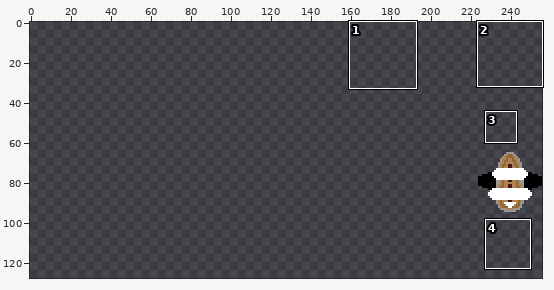
Sprite sheet: public/benchmark2/dist/sos_assets/spritesheets/player_metal.png. The picture above shows the old version from afar; the outline marks the close-up.
Close-up. Before the edit:
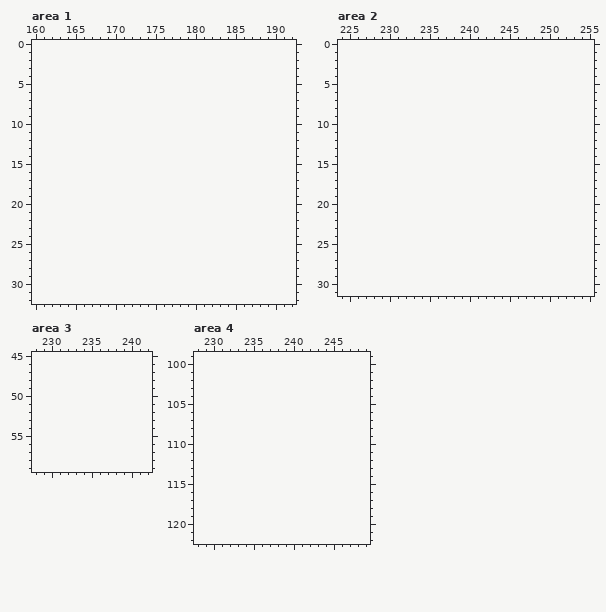
The file is 32x32 pixels. Colours within 5 levels of each other are drawn and written as one. Shown: area 1: x 160..192, y 0..32; area 2: x 224..255, y 0..31; area 3: x 228..242, y 45..59; area 4: x 228..249, y 99..122. The old version is drawn lined up with the new one, on the new canvas. The commit also changed other parts of the picture, which this record leaves out.
Once edited:
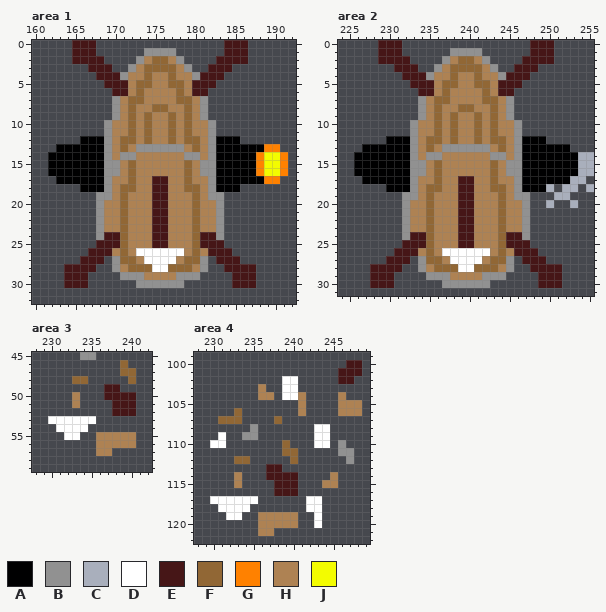
Palette (. is transparent): A #000001  B #919191  C #a9afbc  D #ffffff  E #461617  F #916735  G #ff8100  H #ae8253  J #f3fc00
What changed:
canvas 32x32 -> 256x128, the old top-left corner now at 224,64
--- area 1
@@ x 160..192 @@
- 0 .................................
- 1 .................................
- 2 .................................
- 3 .................................
- 4 .................................
- 5 .................................
- 6 .................................
- 7 .................................
- 8 .................................
- 9 .................................
-10 .................................
-11 .................................
-12 .................................
-13 .................................
-14 .................................
-15 .................................
-16 .................................
-17 .................................
-18 .................................
-19 .................................
-20 .................................
-21 .................................
-22 .................................
-23 .................................
-24 .................................
-25 .................................
-26 .................................
-27 .................................
-28 .................................
-29 .................................
-30 .................................
+ 0 .....EEE................EEE......
+ 1 .....EEE......BBBB......EEE......
+ 2 .....EEEE....BHFFHB....EEEE......
+ 3 .......EEE..BHFFFFHB..EEE........
+ 4 ........EEEBHHFHHFHHBEEE.........
+ 5 .........EEEHFFHHFFHEEE..........
+ 6 ..........EEHFHHHHFHEE...........
+ 7 ..........BHFFHHHHFFHB...........
+ 8 ..........BHFHHFFHHFHB...........
+ 9 ..........BHFHFHHFHFHB...........
+10 .........BHHFHFHHFHFHHB..........
+11 .........BHHFHFHHFHFHHB..........
+12 ......AAABHFFHFHHFHFFHBAAA.......
+13 ...AAAAAABHFHBBBBBBHFHBAAAAAAGG..
+14 ..AAAAAAABHBBHHHHHHBBHBAAAAAGJJG.
+15 ..AAAAAAABBHFHHHHHHFHBBAAAAAGJJG.
+16 ..AAAAAAABBHFHHHHHHFHBBAAAAAGJJG.
+17 ...AAAAAABHHFHHEEHHFHHBAAAAAAGG..
+18 ......AAABHFFHHEEHHFFHBAAA.......
+19 ........BBHFHHHEEHHHFHBB.........
+20 ........BHHFHHHEEHHHFHHB.........
+21 ........BHHFHHHEEHHHFHHB.........
+22 ........BHHFHHHEEHHHFHHB.........
+23 ........BHHFHHHEEHHHFHHB.........
+24 ........BEEFHHHEEHHHFEEB.........
+25 ........EEEFHHHEEHHHFEEE.........
+26 .......EEEHFHDDDDDDHFHEEE........
+27 ......EEE.BFFHDDDDHFFB.EEE.......
+28 ....EEEE..BHFFFDDFFFHB..EEEE.....
+29 ....EEE....BBBHHHHBBB....EEE.....
+30 ....EEE......BBBBBB......EEE.....
 31 .................................
--- area 2
@@ x 224..255 @@
- 0 ................................
- 1 ................................
- 2 ................................
- 3 ................................
- 4 ................................
- 5 ................................
- 6 ................................
- 7 ................................
- 8 ................................
- 9 ................................
-10 ................................
-11 ................................
-12 ................................
-13 ................................
-14 ................................
-15 ................................
-16 ................................
-17 ................................
-18 ................................
-19 ................................
-20 ................................
-21 ................................
-22 ................................
-23 ................................
-24 ................................
-25 ................................
-26 ................................
-27 ................................
-28 ................................
-29 ................................
-30 ................................
+ 0 .....EEE................EEE.....
+ 1 .....EEE......BBBB......EEE.....
+ 2 .....EEEE....BHFFHB....EEEE.....
+ 3 .......EEE..BHFFFFHB..EEE.......
+ 4 ........EEEBHHFHHFHHBEEE........
+ 5 .........EEEHFFHHFFHEEE.........
+ 6 ..........EEHFHHHHFHEE..........
+ 7 ..........BHFFHHHHFFHB..........
+ 8 ..........BHFHHFFHHFHB..........
+ 9 ..........BHFHFHHFHFHB..........
+10 .........BHHFHFHHFHFHHB.........
+11 .........BHHFHFHHFHFHHB.........
+12 ......AAABHFFHFHHFHFFHBAAA......
+13 ...AAAAAABHFHBBBBBBHFHBAAAAAA...
+14 ..AAAAAAABHBBHHHHHHBBHBAAAAAAACC
+15 ..AAAAAAABBHFHHHHHHFHBBAAAAAAACC
+16 ..AAAAAAABBHFHHHHHHFHBBAAAAAAACC
+17 ...AAAAAABHHFHHEEHHFHHBAAAAAACC.
+18 ......AAABHFFHHEEHHFFHBAAAC.CC.C
+19 ........BBHFHHHEEHHHFHBB...CC...
+20 ........BHHFHHHEEHHHFHHB..C..C..
+21 ........BHHFHHHEEHHHFHHB........
+22 ........BHHFHHHEEHHHFHHB........
+23 ........BHHFHHHEEHHHFHHB........
+24 ........BEEFHHHEEHHHFEEB........
+25 ........EEEFHHHEEHHHFEEE........
+26 .......EEEHFHDDDDDDHFHEEE.......
+27 ......EEE.BFFHDDDDHFFB.EEE......
+28 ....EEEE..BHFFFDDFFFHB..EEEE....
+29 ....EEE....BBBHHHHBBB....EEE....
+30 ....EEE......BBBBBB......EEE....
 31 ................................
--- area 3
@@ x 228..242 @@
-45 ...............
-46 ...............
-47 ...............
-48 ...............
-49 ...............
-50 ...............
-51 ...............
-52 ...............
-53 ...............
-54 ...............
-55 ...............
-56 ...............
-57 ...............
+45 ......BB.......
+46 ...........F...
+47 ...........FF..
+48 .....FF.....F..
+49 .........EE....
+50 .....H...EEEE..
+51 .....H....EEE..
+52 ..........EEE..
+53 ..DDDDDD.......
+54 ...DDDD........
+55 ....DD..HHHHH..
+56 ........HHHHH..
+57 ........HH.....
 58 ...............
--- area 4
@@ x 228..249 @@
  99 ......................
-100 ......................
-101 ......................
-102 ......................
-103 ......................
-104 ......................
-105 ......................
-106 ......................
-107 ......................
-108 ......................
-109 ......................
-110 ......................
-111 ......................
-112 ......................
-113 ......................
-114 ......................
-115 ......................
-116 ......................
-117 ......................
-118 ......................
-119 ......................
-120 ......................
-121 ......................
+100 ...................EE.
+101 ..................EEE.
+102 ...........DD.....EE..
+103 ........H..DD.........
+104 ........HH.DDH....H...
+105 .............H....HHH.
+106 .....F.......H....HHH.
+107 ...FFF....F...........
+108 .......B.......DD.....
+109 ...D..BB.......DD.....
+110 ..DD.......F...DD.B...
+111 ...........FF.....BB..
+112 .....FF.....F......B..
+113 .........EE...........
+114 .....H...EEEE....H....
+115 .....H....EEE...HH....
+116 ..........EEE.........
+117 ..DDDDDD......DD......
+118 ...DDDD.......DD......
+119 ....DD..HHHHH..D......
+120 ........HHHHH..D......
+121 ........HH............
 122 ......................
